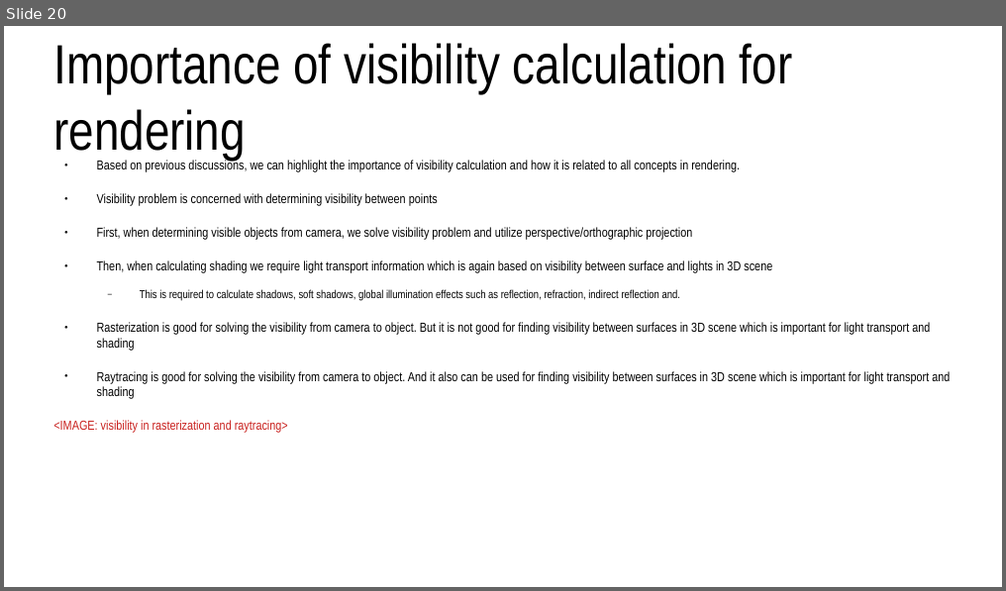
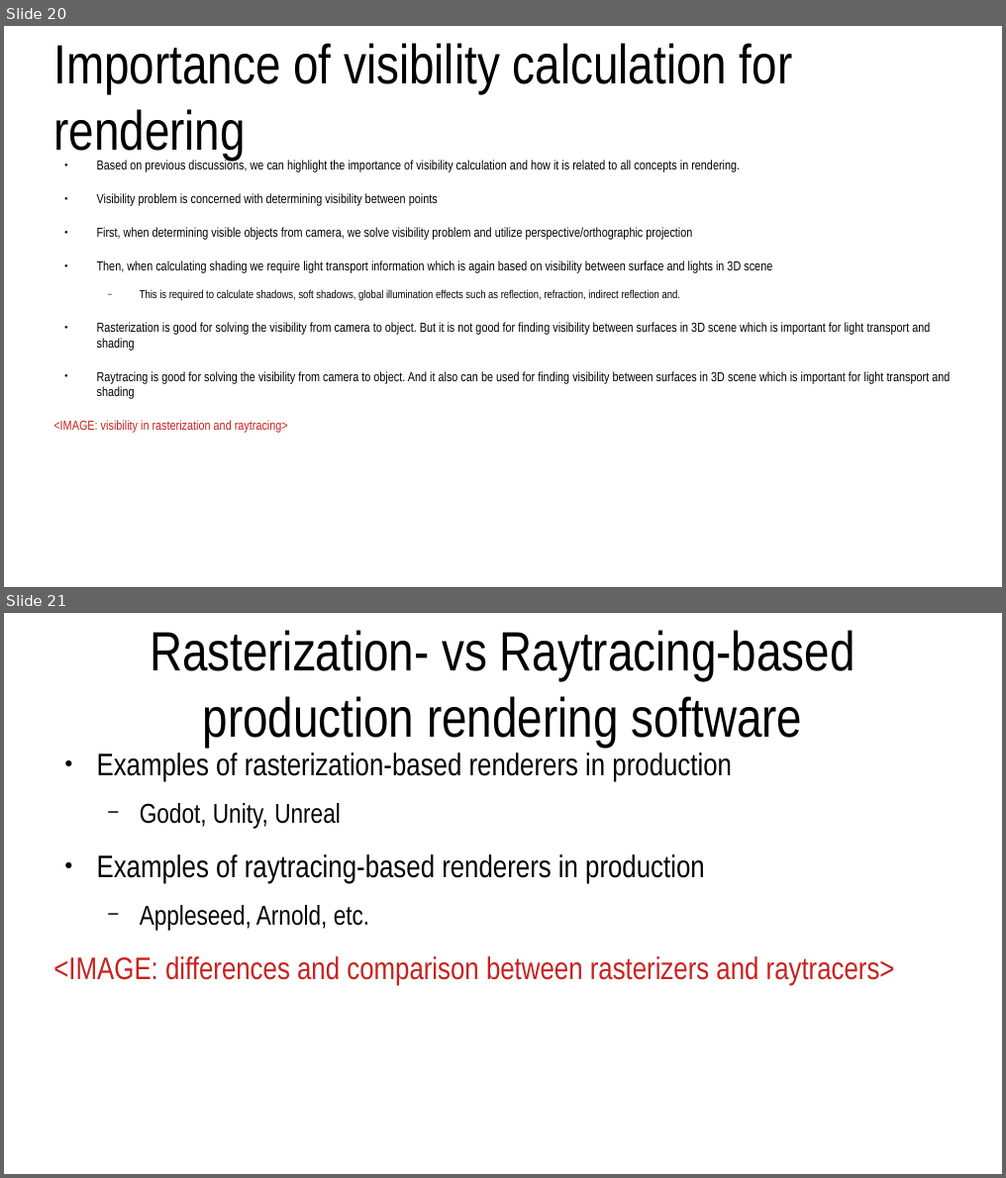
Before and after one commit to lorentzo/IntroductionToComputerGraphics, a slide deck: lectures/foundations_rendering/foundations_rendering.odp. Shown one above the other, each under a label of ours: slide 20 before the commit, slides 20 and 21 after it. The pictures are 1006x591 and 1006x1178 pixels, drawn with LibreOffice and Linux fonts; fonts in the diff are those of the drawing. Boxes give left, top, right and bottom in pixels: in the first picture for what was removed or moved away, otherwise in the second. Text is boxed around its words. In the diff, an @@ line names an element or a change of style, - is before the commit and + after.

Commit message:
3d scene and rendering foundations

```diff
--- a/lectures/foundations_rendering/foundations_rendering.odp
+++ b/lectures/foundations_rendering/foundations_rendering.odp
@@ slide 21 added at (4, 613, 1002, 1174), background #FFFFFF @@
@@ title added at (150, 630, 855, 747), 44 pt, text #000000 @@
+Rasterization- vs Raytracing-based production rendering software
@@ text added at (54, 753, 895, 986), 24.8 pt, text #000000 @@
+● Examples of rasterization-based renderers in production
+  − Godot, Unity, Unreal
+● Examples of raytracing-based renderers in production
+  − Appleseed, Arnold, etc.
+<IMAGE: differences and comparison between rasterizers and raytracers>
```
Also in this commit, not shown: 2 other files.
